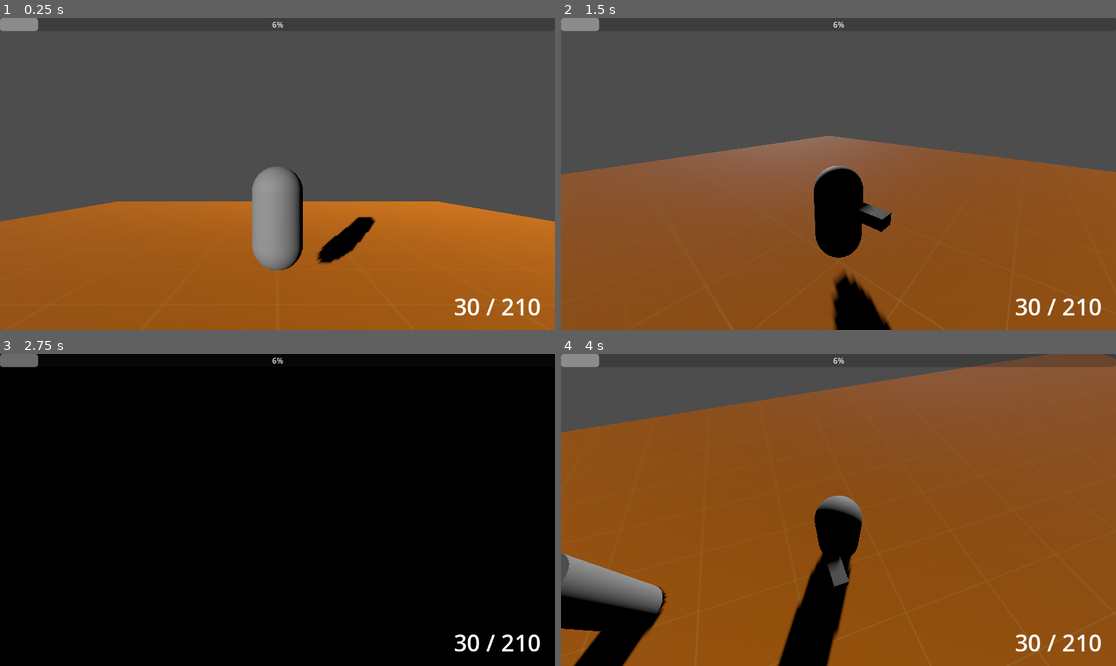
Above: before the commit, frames 1-4 (two rows, left to right).
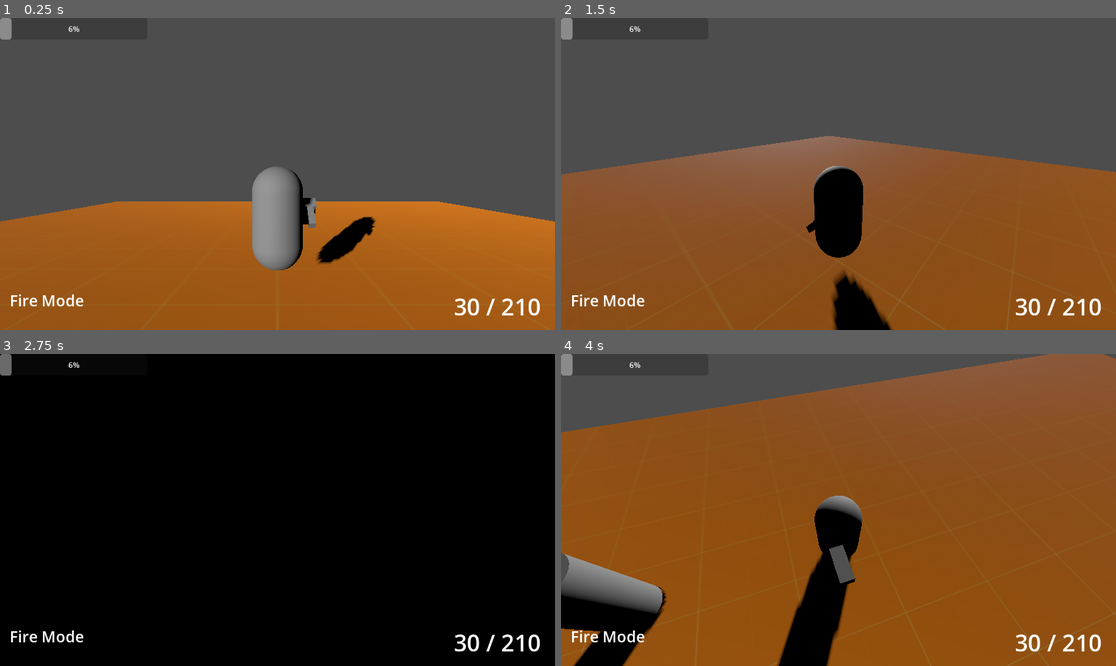
Above: after the commit, the same moments.

Repository: IndustrialDonut/CSGodot
Game: Godot game, scene res://Main.tscn
Two runs of this game, one before a commit and one after it. Both use one fixed random seed, a clock stepped at 60 frames per second and the inputs below.
Inputs (mouse positions are in pixels of both pictures, inside the frame that each line leads up to):
- Up to frame 1 (0.25 s): no input
- Up to frame 2 (1.5 s): tap Enter (ui_accept) at 0.5, 0.77 s; move the mouse to (960, 158) at 0.52 s; hold D (right) 0.53-1.28 s; tap Q (last_weapon, bound only after the commit) at 0.6 s; tap 1 (primary, bound only after the commit) at 0.8, 1.35 s; move the mouse to (727, 189) at 1.27 s; hold S (backward) from 1.28 s (still down)
- Up to frame 3 (2.75 s): tap Enter (ui_accept) at 1.52 s; tap 2 (secondary, bound only after the commit) at 1.55, 2.1 s; move the mouse to (333, 441) at 2.02 s; release S (backward) at 2.03 s; hold D (right) from 2.03 s (still down); tap Q (last_weapon, bound only after the commit) at 2.3 s
- Up to frame 4 (4 s): tap Enter (ui_accept) at 2.75, 3.02, 3.77 s; move the mouse to (810, 572) at 2.77 s; release D (right) at 2.78 s; hold W (forward) 2.78-3.53 s; tap Ctrl (control) at 2.85 s; tap 1 (primary, bound only after the commit) at 3.05 s; move the mouse to (1005, 556) at 3.52 s; press the mouse at (1005, 556) at 3.53 s; hold A (left) from 3.53 s (still down); tap 2 (secondary, bound only after the commit) at 3.8 s

The runs differ from the first frame. In frame 1, 0.8% of the frame differs, in the area x 0-68%, y 0-93%; in frame 2, 0.9%; in frame 3, 0.6%; in frame 4, 1.7%, in the area x 0-100%, y 0-93%.

Commit message:
feat: G18 config, config-based inventory and supporting keybinds for switching to it

Diff:
--- a/Player.gd
+++ b/Player.gd
@@ -8,13 +8,20 @@
 	$MobilityPolicy.set_policy('walk')
 	$MobilityPolicy.activate()
 
-	$FirePolicy.set_script(preload("res://components/firemodes/semi_auto.gd"))
+	$Inventory.set_player(self)
+
+	var g18 = MasterConfig.config['G18']
+	$Inventory.add_weapon(g18)
 
 	#$HUD.set_weapon_component($Weapon)
 	#$HUD.set_health_component($Health)
 
 
 func _process(delta):
+	#if Input.is_action_just_pressed("last_weapon"):
+		#$Inventory.last_weapon()
+	if Input.is_action_just_pressed("secondary"):
+		$Inventory.equip(Enums.SECONDARY)
 	#if Input.is_action_just_pressed("rmb"):
 		#special()
 	if Input.is_action_pressed("lmb"):
@@ -38,12 +45,14 @@
 
 
 # Getters and setters
-func set_fire_mode(firemode : FireMode) -> void:
-	Swapper.swap_subbranches($FirePolicy, firemode)
+func set_fire_mode(firemode : String) -> void:
+	var p = load(firemode)
+	assert(p, "Cannot assign null firemode (use specific NoFire if this is your intent)")
+	$FirePolicy.set_script(p)
 
 
 func get_fire_mode() -> FireMode:
-	return $FirePolicy
+	return $FirePolicy.get_script()
 
 
 func set_shooter(shooter : Node) -> void:
@@ -60,3 +69,10 @@
 
 func get_magazine() -> Node:
 	return $ReloadPolicy
+
+
+func set_weapon_model(model : String) -> void:
+	for child in $EquippedModel.get_children():
+		child.queue_free()
+
+	$EquippedModel.add_child(load(model).instantiate())
--- a/Player.tscn
+++ b/Player.tscn
@@ -4,12 +4,12 @@
 [ext_resource type="Script" path="res://components/MovementPolicy.gd" id="1_ndf45"]
 [ext_resource type="Script" path="res://player_hud.gd" id="4_1kqjs"]
 [ext_resource type="Script" path="res://inventory.gd" id="4_e32n7"]
+[ext_resource type="Script" path="res://slot.gd" id="5_3rfg8"]
 [ext_resource type="Script" path="res://weapons/ToggleableSpecialPolicy.gd" id="5_7wg0y"]
 [ext_resource type="PackedScene" uid="uid://cneduk5w7y6g3" path="res://components/firemodes/rof_strategy.tscn" id="6_1upqr"]
 [ext_resource type="Script" path="res://magazine_reload_policy.gd" id="6_q0i8v"]
 [ext_resource type="Script" path="res://weapons/Shooter.gd" id="7_6ujti"]
 [ext_resource type="PackedScene" uid="uid://degmr2i0lyaj0" path="res://camera/camera_orbiter.tscn" id="9_lb7n8"]
-[ext_resource type="PackedScene" uid="uid://cej4v44851q1h" path="res://models/G18.tscn" id="10_fdvcf"]
 
 [sub_resource type="CapsuleShape3D" id="CapsuleShape3D_0f75c"]
 
@@ -39,26 +39,34 @@
 collide_with_areas = true
 collide_with_bodies = false
 
+[node name="EquippedModel" type="Node3D" parent="."]
+transform = Transform3D(1, 0, 0, 0, 1, 0, 0, 0, 1, 0.268327, 1.26313, -0.729502)
+
 [node name="Inventory" type="Node3D" parent="."]
 transform = Transform3D(1, 0, 0, 0, 1, 0, 0, 0, 1, 0, 1, 0)
 script = ExtResource("4_e32n7")
 
 [node name="PrimarySlot" type="Node3D" parent="Inventory"]
+script = ExtResource("5_3rfg8")
 
 [node name="SecondarySlot" type="Node3D" parent="Inventory"]
-
-[node name="G18" parent="Inventory/SecondarySlot" instance=ExtResource("10_fdvcf")]
-transform = Transform3D(0.65, 0, 0, 0, 0.65, 0, 0, 0, 0.65, 0.368311, 0.144143, -0.715856)
+transform = Transform3D(1, 0, 0, 0, 0.679057, 0.734086, 0, -0.734086, 0.679057, 0.659477, 0, 0)
+script = ExtResource("5_3rfg8")
 
 [node name="LethalSlot" type="Node3D" parent="Inventory"]
+script = ExtResource("5_3rfg8")
 
 [node name="NonLethalSlot" type="Node3D" parent="Inventory"]
+script = ExtResource("5_3rfg8")
 
 [node name="SmokeSlot" type="Node3D" parent="Inventory"]
+script = ExtResource("5_3rfg8")
 
 [node name="KnifeSlot" type="Node3D" parent="Inventory"]
+script = ExtResource("5_3rfg8")
 
 [node name="BombSlot" type="Node3D" parent="Inventory"]
+script = ExtResource("5_3rfg8")
 
 [node name="HUD" type="CanvasLayer" parent="."]
 script = ExtResource("4_1kqjs")
@@ -66,7 +74,8 @@
 [node name="HealthBar" type="ProgressBar" parent="HUD"]
 anchors_preset = 10
 anchor_right = 1.0
-offset_bottom = 27.0
+offset_right = -846.0
+offset_bottom = 45.0
 grow_horizontal = 2
 value = 6.56
 
@@ -113,6 +122,18 @@
 [node name="Knife" type="CenterContainer" parent="HUD/WeaponWheel"]
 layout_mode = 2
 
+[node name="FireMode" type="Label" parent="HUD"]
+anchors_preset = 2
+anchor_top = 1.0
+anchor_bottom = 1.0
+offset_left = 20.0
+offset_top = -84.0
+offset_right = 137.0
+offset_bottom = -28.0
+grow_vertical = 0
+theme_override_font_sizes/font_size = 32
+text = "Fire Mode"
+
 [node name="SpecialPolicy" type="Node" parent="."]
 script = ExtResource("5_7wg0y")
 
--- a/components/firemodes/rof_strategy.gd
+++ b/components/firemodes/rof_strategy.gd
@@ -11,7 +11,6 @@
 func squeeze() -> bool:
 	# return ready to fire status
 	printerr("SQUEEZE NOT IMPLEMENTED in rof_strategy.gd (base class)")
-	assert(false) # not implemented
 	return false
 
 
--- a/config/weapons_master_config.gd
+++ b/config/weapons_master_config.gd
@@ -2,11 +2,13 @@
 
 
 static var config = {
-
-	# need some kind of recoil parameter, either here or on the bullet types themselves
-	# but probably easiest to have a recoil vector here with comps x, y, z
-	# that represent the 'RMS' recoil per direction
-
+	"G18" : {
+		"slot_code": Enums.SECONDARY,
+		"firemode": "res://components/firemodes/semi_auto.gd",
+		"special": "res://weapons/ToggleableSpecialPolicy.gd",
+		"mass" : 1.5,
+		"model": "res://models/G18.tscn",
+	},
 	"SCAR-H" : {
 		"magazine_protocol": "STANAG",
 		"fire_modes": [
--- a/inventory.gd
+++ b/inventory.gd
@@ -11,38 +11,36 @@
 	Enums.BOMB : $BombSlot,
 }
 
+var _player
+#var _equipped : Node3D
+#var _last_equipped : Node3D
+
 
 func add_weapon(weapon):
 	var slot = weapon_slot_map[weapon.slot_code]
-	slot.set_weapon(weapon)
+	#slot.set_weapon(weapon)
+	slot.add_child(
+		load(weapon.model).instantiate()
+	)
+	slot.weapon_config = weapon
 
 
+func equip(enum_):
+	var slot = weapon_slot_map[enum_]
+	var config = slot.weapon_config
 
-#
-#
-#func set_weapon(weapon):
-	#var slots = get_children()
-	#var slot = slots[weapon.slot_index]
-	#slot.set_weapon(weapon)
+	if config:
+		_map_config_to_components(config)
+		slot.hide()
+
+		#_last_equipped = _equipped
+		#_equipped = slot
 
 
+func set_player(player):
+	self._player = player
 
-#func switch_weapon(weapon):
-	#match weapon.slot_code:
-		#'primary':
-			#$PrimarySlot.set_weapon(weapon)
-		#'secondary':
-			#$SecondarySlot.set_weapon(weapon)
-		#'lethal':
-			#$LethalSlot.set_weapon(weapon)
-		#'nonlethal':
-			#$NonLethalSlot.set_weapon(weapon)
-		#'smoke':
-			#$SmokeSlot.set_weapon(weapon)
-		#'knife':
-			#$KnifeSlot.set_weapon(weapon)
-		#'bomb':
-			#$BombSlot.set_weapon(weapon)
-		#_:
-			#printerr("Error: Weapon Slot Code does not exist.")
-			#return -1
+
+func _map_config_to_components(config):
+	_player.set_weapon_model(config.model)
+	_player.set_fire_mode(config.firemode)
--- a/project.godot
+++ b/project.godot
@@ -96,3 +96,18 @@
 "events": [Object(InputEventMouseButton,"resource_local_to_scene":false,"resource_name":"","device":-1,"window_id":0,"a …(253 unchanged characters)…
 ]
 }
+primary={
+"deadzone": 0.5,
+"events": [Object(InputEventKey,"resource_local_to_scene":false,"resource_name":"","device":-1,"window_id":0,"alt_pressed":false,"shift_pressed":false,"ctrl_pressed":false,"meta_pressed":false,"pressed":false,"keycode":0,"physical_keycode":49,"key_label":0,"unicode":49,"location":0,"echo":false,"script":null)
+]
+}
+secondary={
+"deadzone": 0.5,
+"events": [Object(InputEventKey,"resource_local_to_scene":false,"resource_name":"","device":-1,"window_id":0,"alt_pressed":false,"shift_pressed":false,"ctrl_pressed":false,"meta_pressed":false,"pressed":false,"keycode":0,"physical_keycode":50,"key_label":0,"unicode":50,"location":0,"echo":false,"script":null)
+]
+}
+last_weapon={
+"deadzone": 0.5,
+"events": [Object(InputEventKey,"resource_local_to_scene":false,"resource_name":"","device":-1,"window_id":0,"alt_pressed":false,"shift_pressed":false,"ctrl_pressed":false,"meta_pressed":false,"pressed":false,"keycode":0,"physical_keycode":81,"key_label":0,"unicode":113,"location":0,"echo":false,"script":null)
+]
+}
--- /dev/null
+++ b/slot.gd
@@ -0,0 +1,3 @@
+extends Node3D
+
+var weapon_config
--- a/weapons/ToggleableSpecialPolicy.gd
+++ b/weapons/ToggleableSpecialPolicy.gd
@@ -6,6 +6,10 @@
 
 @onready
 var toggleable := Toggle.new(_override_fire_mode, _restore_fire_mode)
+
+
+func _init(f: FireMode) -> void:
+	set_toggleable_firemode(f)
 
 
 # Public interface
